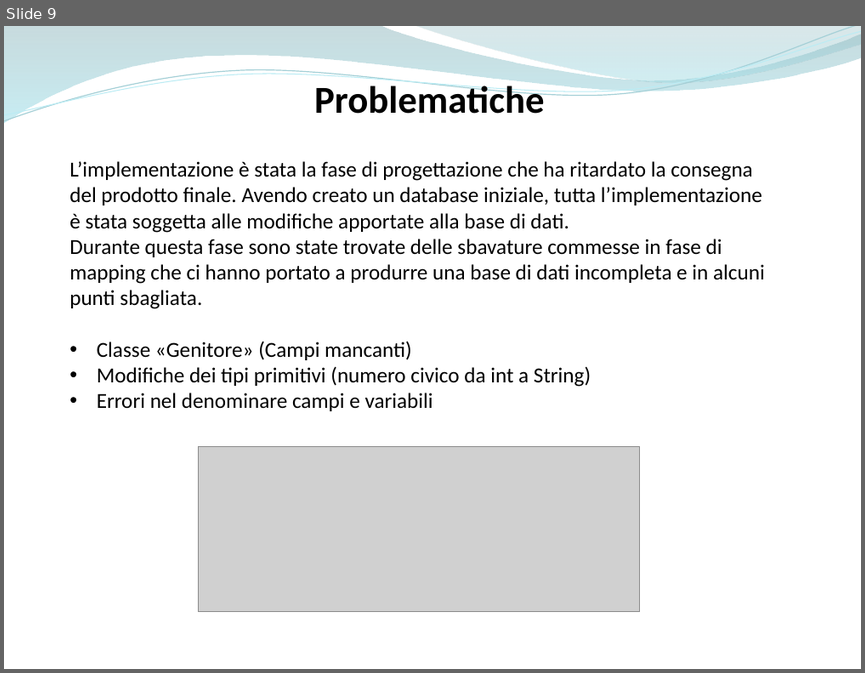
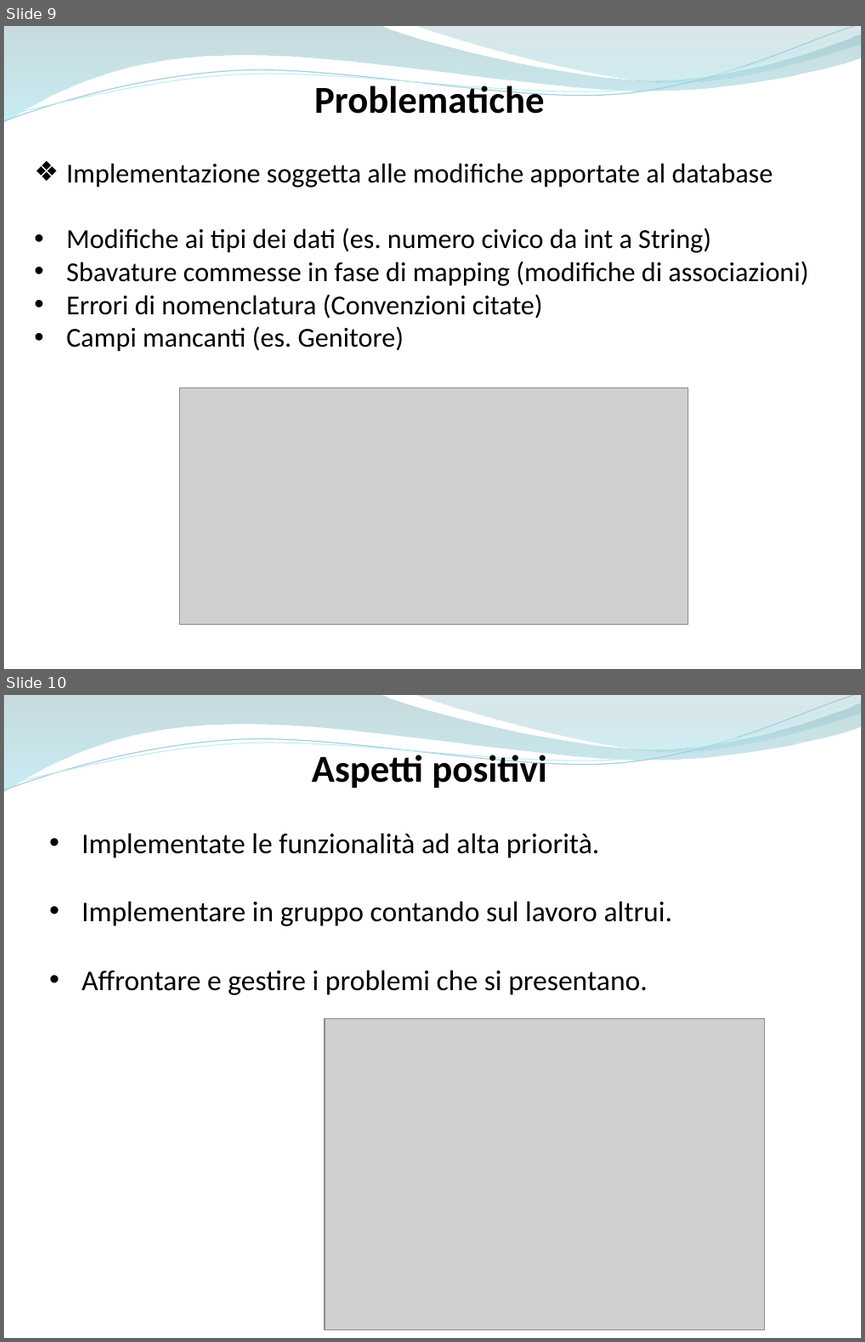
Before and after one commit to ammirate/at-silo, a slide deck: Presentazione/Atsilo2/Luigi/Luigi_PresentazioneFinale.pptx. Shown one above the other, each under a label of ours: slide 9 before the commit, slides 9 and 10 after it. The pictures are 865x673 and 865x1342 pixels, drawn with LibreOffice and Linux fonts; fonts in the diff are those of the drawing; grey boxes stand for pictures. Boxes give left, top, right and bottom in pixels: in the first picture for what was removed or moved away, otherwise in the second. Text is boxed around its words. In the diff, an @@ line names an element or a change of style, - is before the commit and + after.

```diff
--- a/Presentazione/Atsilo2/Luigi/Luigi_PresentazioneFinale.pptx
+++ b/Presentazione/Atsilo2/Luigi/Luigi_PresentazioneFinale.pptx
@@ slide 10 added at <box>4,695,861,1338</box>, background #FFFFFF; not listed: 4 template elements that a slide beside it also shows @@
@@ text added at <box>312,750,546,788</box>, 32 pt, text #000000, bold @@
+Aspetti positivi
@@ text added at <box>81,833,673,995</box>, 24 pt, text #000000 @@
+• Implementate le funzionalità ad alta priorità.
+• Implementare in gruppo contando sul lavoro altrui.
+• Affrontare e gestire i problemi che si presentano.
@@ picture added at <box>324,1019,765,1329</box> @@
@@ slide 9 changed as well @@
@@ text at <box>66,163,808,352</box>: text changed; size 18 to 23 pt @@
-L’implementazione è stata la fase di progettazione che ha ritardato la consegna del prodotto finale. Avendo creato un database iniziale, tutta l’implementazione è stata soggetta alle modifiche apportate alla base di dati.
-Durante questa fase sono state trovate delle sbavature commesse in fase di mapping che ci hanno portato a produrre una base di dati incompleta e in alcuni punti sbagliata.
-• Classe «Genitore» (Campi mancanti)
-• Modifiche dei tipi primitivi (numero civico da int a String)
-• Errori nel denominare campi e variabili
+❖ Implementazione soggetta alle modifiche apportate al database
+• Modifiche ai tipi dei dati (es. numero civico da int a String)
+• Sbavature commesse in fase di mapping (modifiche di associazioni)
+• Errori di nomenclatura (Convenzioni citate)
+• Campi mancanti (es. Genitore)
@@ picture: place and size @@
-picture at <box>199,447,640,612</box>
+picture at <box>180,387,688,624</box>
```
Also in this commit, not shown: 7 other slides changed.
